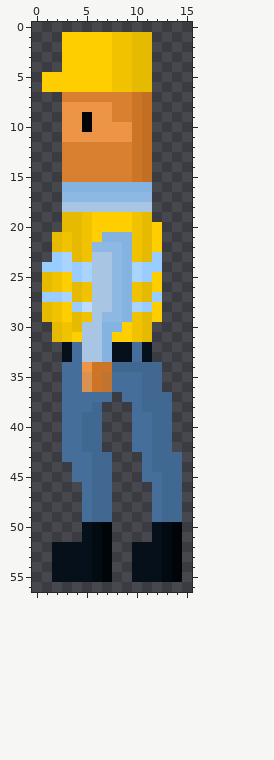
Two versions of one pixel-art sprite, Content/PowerLines/Sprites/IdleFrames/raw_idle_1.png. Above: the version before the commit.
The file is 16x57 pixels. Colours within 5 levels of each other are drawn and written as one.
The same view after the edit:
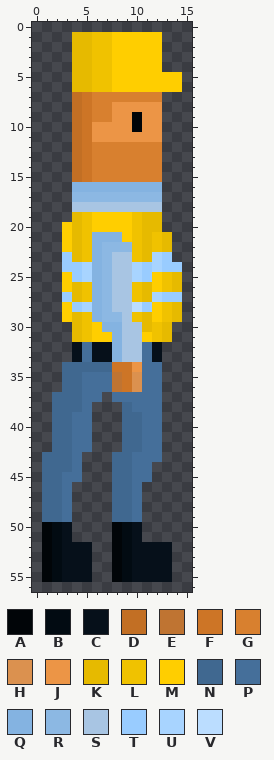
Palette (. is transparent): A #010508  B #020b12  C #06101a  D #c26f24  E #bf7432  F #cd7526  G #d8802f  H #db914f  J #ec9546  K #e6ba00  L #f0c200  M #ffce00  N #406890  P #456f9a  Q #84b3e1  R #8cb8e3  S #a8c5e3  T #99ccff  U #a8d4ff  V #bbddff
From the commit log: flipped idle, added run spritsheet
Difference:
Changed rows in their new state; - is an unchanged pixel.
first column x 1:
 1 --.KKLLMMMMM--
 2 --.KKLLMMMMM--
 3 --.KKLLMMMMM--
 4 --.KKLLMMMMM--
 5 ...KKLLMMMMMMM
 6 ...KKLLMMMMMMM
 7 --.DF----GGG--
 8 --.DFGGJJJJJ--
 9 --.DFGGJJAJJ--
10 --.DF----AJJ--
11 --.DF----JJJ--
12 --.DF----GGG--
13 --.DF----GGG--
14 --.DF----GGG--
15 --.DF----GGG--
16 --.--------Q--
17 --.--------R--
18 --.--------S--
19 --.--------K--
20 --M--------K--
21 -.M--Q--M--LK-
22 -.M--Q--R--LK-
23 -.T--QRSS--UT-
24 ..T--QRSS--UTT
25 ..---QRSS---LK
26 ..---QRSS---LK
27 ..T--QRSS--UTT
28 ..--UQRSSV--LK
29 ..---Q--S---LK
30 -..-LM--SS-LK-
31 -..KLMMQSSMLK-
32 --.CPCCQSSPC--
33 --.CPCCQSSPC--
34 --NNNNNFFJPP--
35 --NNPPPEFHPP--
36 --NNPPPEFHPP--
37 -NNN--.P--PP.-
38 -NNN-.--N-PP.-
39 -NN-P.--NN-P.-
40 -NN-P.--NN-P.-
41 -NN-P.--NN-P.-
42 -NN-P.--NN-P.-
43 NNN-...NNP-P..
44 NNN-...NNP-...
45 NNP-...NNP-...
46 NNP-...NNP-...
47 NNP-...NNP-...
48 NNP-...NNP-...
49 NNP-...NNP-...
50 ABC-...ABC-...
51 ABC-...ABC-...
52 AB---..AB---C.
53 AB---..AB---C.
54 AB---..AB---C.
55 AB---..AB---C.
Changed places in both pictures, as pixel boxes (x1, y1, x2, y2):
changed: (42, 32, 182, 582)
